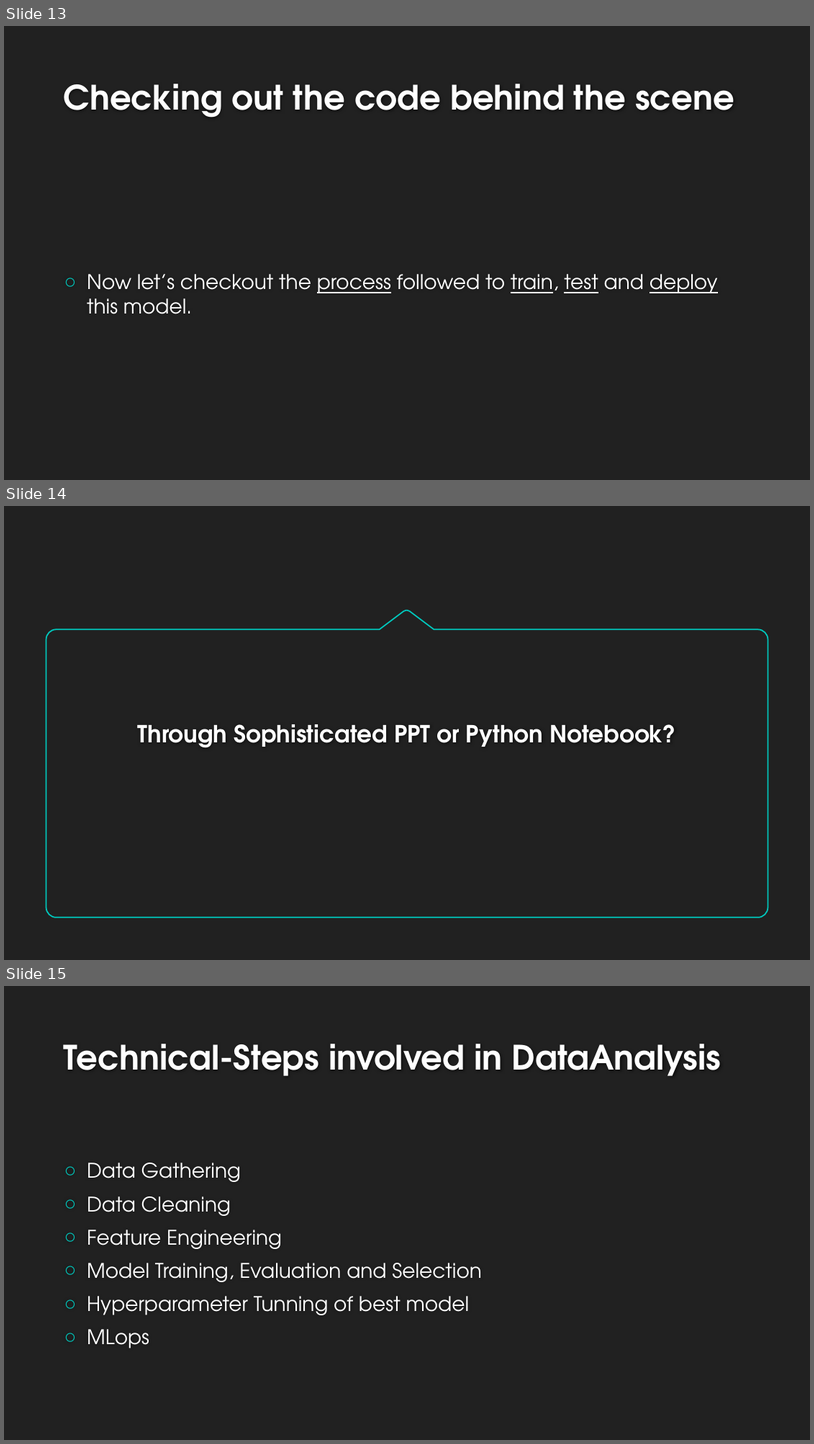
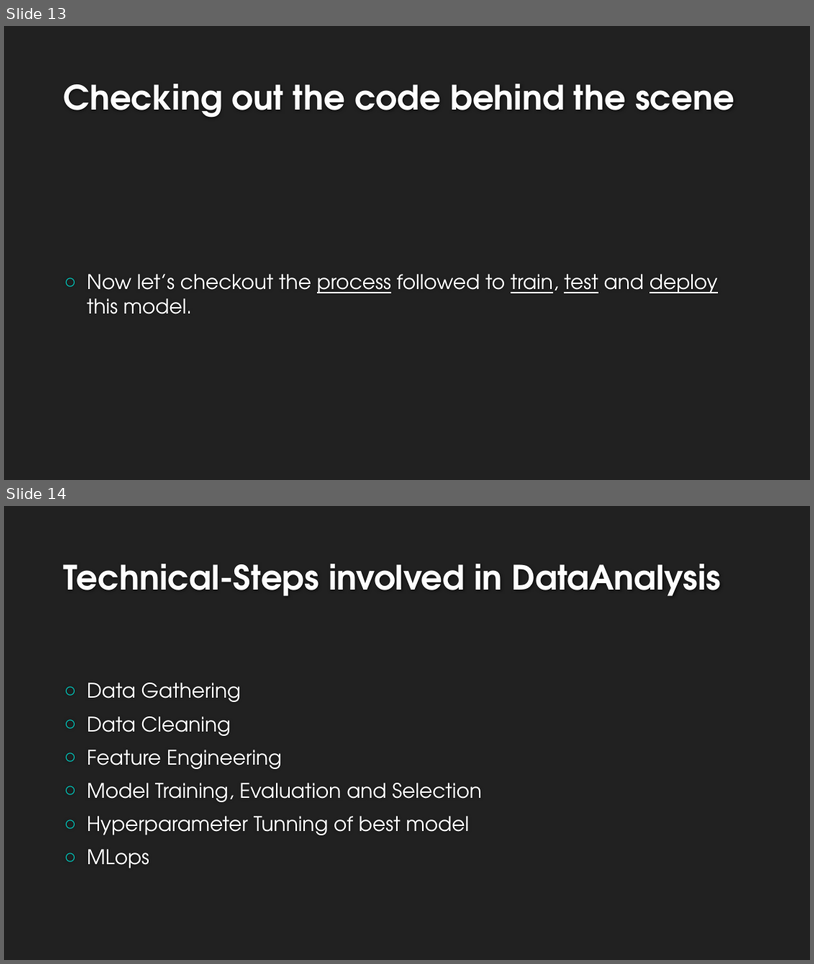
Before and after one commit to Sarvesh-Kesharwani/Spam_Classifier, a slide deck: ppt/Spam Classifier.pptx. Shown one above the other, each under a label of ours: slides 13, 14 and 15 before the commit, slides 13 and 14 after it. The pictures are 814x1444 and 814x964 pixels, drawn with LibreOffice and Linux fonts; fonts in the diff are those of the drawing; background and template pictures are left out. Boxes give left, top, right and bottom in pixels: in the first picture for what was removed or moved away, otherwise in the second. Text is boxed around its words. In the diff, an @@ line names an element or a change of style, - is before the commit and + after.

```diff
--- a/ppt/Spam Classifier.pptx
+++ b/ppt/Spam Classifier.pptx
@@ slide 14 removed at <box>4,506,810,960</box>, background #212121 @@
@@ freeform shape removed at <box>46,610,769,917</box> @@
@@ title removed at <box>138,724,676,747</box> @@
-Through Sophisticated PPT or Python Notebook?
@@ what was slide 15 is now slide 14 @@
```
Also in this commit, not shown: 5 slides changed, 7 slides added, 8 other slides removed, 3 other files.
